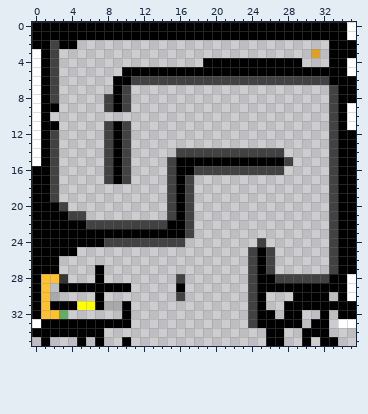
Two versions of one pixel-art sprite, AridArnold/Content/Campaigns/MainCampaign/Levels/0803.png. The first picture shows the starting point.
The file is 36x36 pixels. Colours within 5 levels of each other are drawn and written as one.
After:
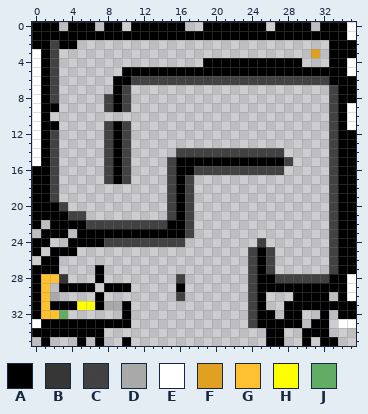
Palette (. is transparent): A #000000  B #363636  C #404040fc  D #a9a9a9fd  E #ffffff  F #e0a021  G #ffc130  H #ffff00fd  J #61ad65fe
Diff:
@@ x 0..35 @@
- 0 AAAAAAAAAAAAAAAAAAAAAAAAAAAAAAAAAAAE
+ 0 AAA.AAA.AA.AAAAAA..AAAAAAA.AAAA.AAAE
  1 AAAAAAAAAAAAAAAAAAAAAAAAAAAAAAAAAAAE
@@ x 0..9 @@
 21 AAAACC....
-22 AAAAAACCCC
-23 AAAAAAAAAA
-24 AAAAAAAACC
-25 AAAAA.....
-26 AAA.......
+22 A.AAAACCCC
+23 .AAA.AAAAA
+24 AA..AAAACC
+25 A.AAA.....
+26 .AA.......
 27 AAA....A..
 28 AGGB...A..
-29 AG.AAAAAAA
+29 AG.AAAA.AA
 30 AGD....A..
Where, in picture pixels (left, top, right, bottom), the same in both pictures:
erased: (59, 22, 131, 31)
erased: (185, 22, 203, 31)
erased: (266, 22, 275, 31)
erased: (311, 22, 320, 31)
erased: (32, 220, 104, 292)
